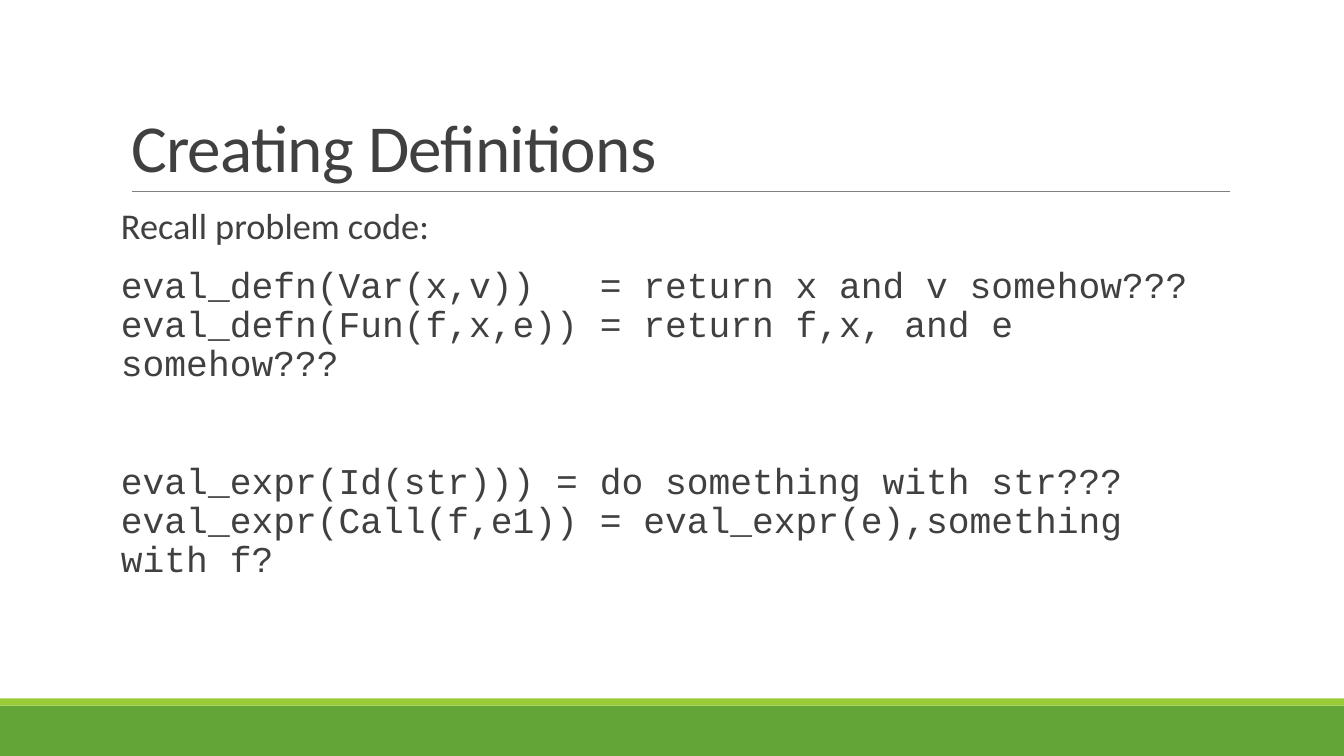
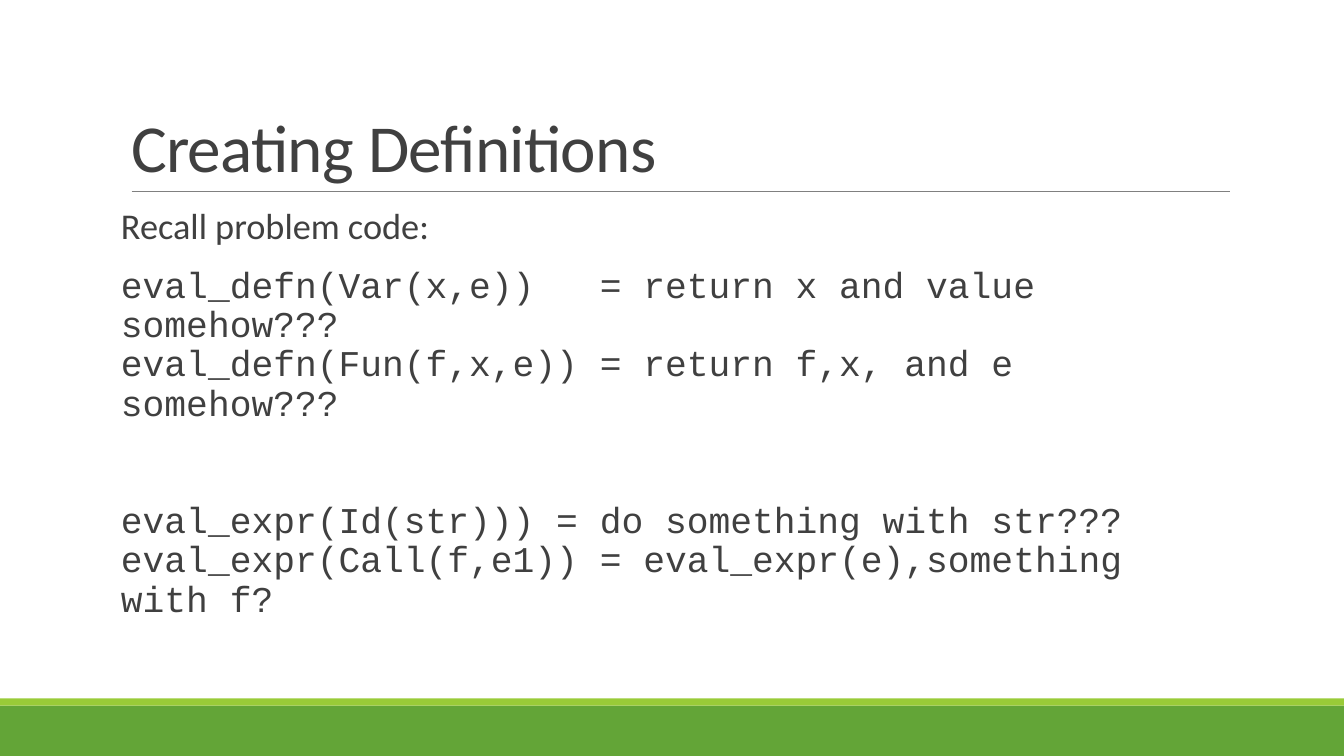
Before and after one commit to rbohrer/pl-course, a slide deck: slide 25 of LectureSlides/05Evaluators.pptx. Drawn at 1344x756 pixels with LibreOffice and Linux fonts; fonts in the diff are those of the drawing. Boxes give left, top, right and bottom in pixels: in the first picture for what was removed or moved away, otherwise in the second. Text is boxed around its words. In the diff, an @@ line names an element or a change of style, - is before the commit and + after.

```diff
--- a/LectureSlides/05Evaluators.pptx
+++ b/LectureSlides/05Evaluators.pptx
@@ text at [121,272,1035,417]: text changed @@
-eval_defn(Var(x,v)) = return x and v somehow???
-eval_defn(Fun(f,x,e)) = return f,x, and e somehow???
+eval_defn(Var(x,e)) = return x and value somehow???
+eval_defn(Fun(f,x,e)) = return f,x, and e somehow???
```
Also in this commit, not shown: 6 other slides changed.
